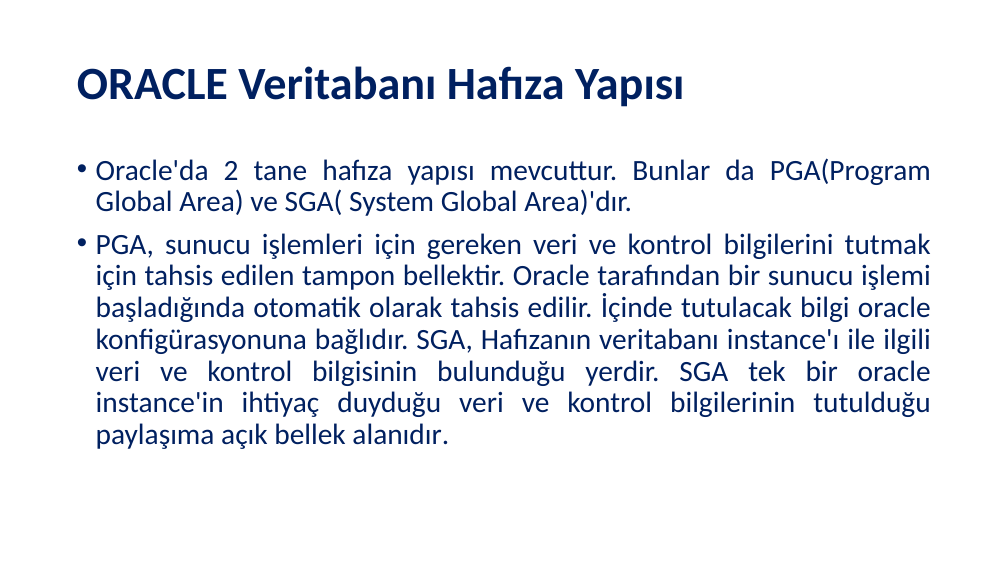
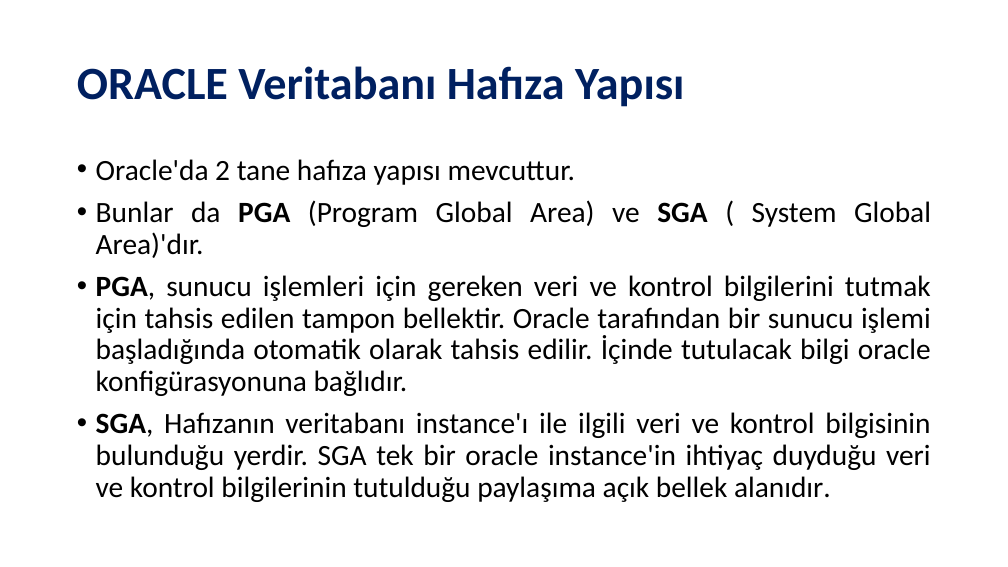
Before and after one commit to SevdanurGENC/Oracle-DB-SQL-Developer-Lecture-Notes, a slide deck: slide 7 of Slides/Oracle DB & SQL Developer - Bolum I.pptx. Drawn at 1008x567 pixels with LibreOffice and Linux fonts; fonts in the diff are those of the drawing. Boxes give left, top, right and bottom in pixels: in the first picture for what was removed or moved away, otherwise in the second. Text is boxed around its words. In the diff, an @@ line names an element or a change of style, - is before the commit and + after.

```diff
--- a/Slides/Oracle DB & SQL Developer - Bolum I.pptx
+++ b/Slides/Oracle DB & SQL Developer - Bolum I.pptx
@@ text at box(96, 159, 931, 502): text changed; text colour #002060 to #000000 @@
-• Oracle'da 2 tane hafıza yapısı mevcuttur. Bunlar da PGA(Program Global Area) ve SGA( System Global Area)'dır.
-• PGA, sunucu işlemleri için gereken veri ve kontrol bilgilerini tutmak için tahsis edilen tampon bellektir. Oracle tarafından bir sunucu işlemi başladığında otomatik olarak tahsis edilir. İçinde tutulacak bilgi oracle konfigürasyonuna bağlıdır. SGA, Hafızanın veritabanı instance'ı ile ilgili veri ve kontrol bilgisinin bulunduğu yerdir. SGA tek bir oracle instance'in ihtiyaç duyduğu veri ve kontrol bilgilerinin tutulduğu paylaşıma açık bellek alanıdır.
+• Oracle'da 2 tane hafıza yapısı mevcuttur.
+• Bunlar da PGA (Program Global Area) ve SGA ( System Global Area)'dır.
+• PGA, sunucu işlemleri için gereken veri ve kontrol bilgilerini tutmak için tahsis edilen tampon bellektir. Oracle tarafından bir sunucu işlemi başladığında otomatik olarak tahsis edilir. İçinde tutulacak bilgi oracle konfigürasyonuna bağlıdır.
+• SGA, Hafızanın veritabanı instance'ı ile ilgili veri ve kontrol bilgisinin bulunduğu yerdir. SGA tek bir oracle instance'in ihtiyaç duyduğu veri ve kontrol bilgilerinin tutulduğu paylaşıma açık bellek alanıdır.
```
Also in this commit, not shown: 4 other slides changed, 2 slides removed, 1 other file.
